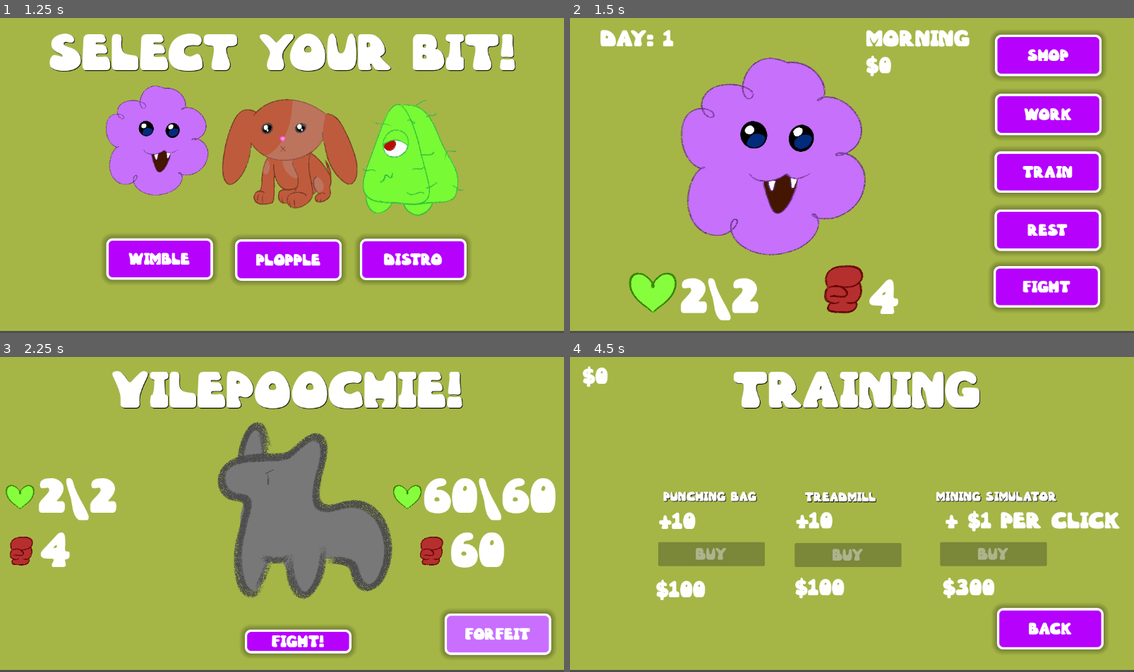
Above: before the commit, frames 1-4 (two rows, left to right).
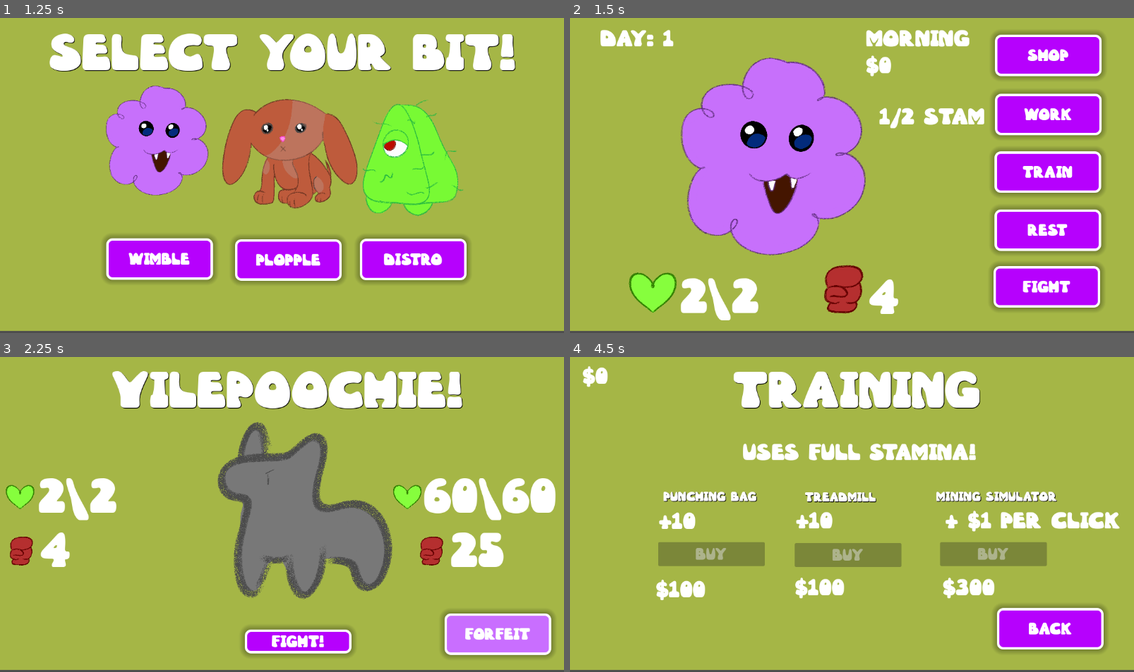
Above: after the commit, the same moments.

Repository: umilton-git/LittleBit
Game: Godot game, scene res://Scenes/ui_main.tscn
The game is run twice, just before and just after one commit, with the same random seed, the same clock (stepped at 60 frames per second) and the same inputs.
Inputs:
- Up to frame 1 (1.25 s): click "Start Game" at 0.5 s
- Up to frame 2 (1.5 s): click "Wimble" at 1.25 s
- Up to frame 3 (2.25 s): click "Fight" at 2 s
- Up to frame 4 (4.5 s): click "Forfeit" at 2.75 s; click "Rest" at 3.5 s; click "Train" at 4.25 s

Frame 1 is identical in both runs. In frame 2, 0.6% of the frame differs, in the area x 54-74%, y 28-36%; in frame 3, 0.3%; in frame 4, 1.5%, in the area x 30-72%, y 27-33%.

Commit message:
Finished game!

Diff:
--- a/Scenes/battle.gd
+++ b/Scenes/battle.gd
@@ -10,6 +10,6 @@
 	Global.currStam -= Global.enempow
 	if Global.currStam <= 0:
 		Global.lose()
-	Global.enemstamcurr -= Global.currPwr
+	Global.enemstamcurr -= Global.maxPwr
 	if Global.enemstamcurr <= 0:
 		get_tree().change_scene_to_file("res://Scenes/you_win.tscn")
--- a/Scenes/train.tscn
+++ b/Scenes/train.tscn
@@ -150,6 +150,16 @@
 text = "$"
 script = ExtResource("8_1vw06")
 
+[node name="DoshLabel2" type="Label" parent="ColorRect"]
+layout_mode = 0
+offset_left = 353.0
+offset_top = 169.0
+offset_right = 829.0
+offset_bottom = 225.0
+theme_override_fonts/font = ExtResource("1_ki1yx")
+theme_override_font_sizes/font_size = 36
+text = "uses full stamina!"
+
 [node name="PBagPrice" type="Label" parent="ColorRect"]
 layout_mode = 0
 offset_left = 176.0
--- a/Scenes/ui_home.tscn
+++ b/Scenes/ui_home.tscn
@@ -207,6 +207,16 @@
 text = "Morning"
 script = ExtResource("10_coge5")
 
+[node name="TODLabel2" type="Label" parent="ColorRect"]
+layout_mode = 0
+offset_left = 632.0
+offset_top = 176.0
+offset_right = 848.0
+offset_bottom = 232.0
+theme_override_fonts/font = ExtResource("1_mwjm1")
+theme_override_font_sizes/font_size = 36
+text = "1/2 Stam"
+
 [node name="DoshLabel" type="Label" parent="ColorRect"]
 layout_mode = 0
 offset_left = 605.0
--- a/Scripts/global.gd
+++ b/Scripts/global.gd
@@ -27,7 +27,7 @@
 var MSimInc = 1
 var enemstammax = 60
 var enemstamcurr = 60
-var enempow = 60
+var enempow = 25
 
 func update_label(label: Label):
 	label.text = str(Global.currStam) + "\\" + str(Global.maxStam)
@@ -36,7 +36,7 @@
 	timersecs = maxStam * 2
 
 func lose():
-	Global.enemstamcurr = 60
+	Global.enemstamcurr = Global.enemstammax
 	Global.currStam = 1
 	if Global.Day < 10:
 		Global.currTod = Global.TOD.Night
Binary file added: Img/SC/bits.jpg
Not shown, added: Img/SC/bits.jpg.import
Binary file added: Img/SC/fight.jpg
Not shown, added: Img/SC/fight.jpg.import
Binary file added: Img/SC/home.jpg
Not shown, added: Img/SC/home.jpg.import
Binary file added: Img/SC/title.jpg
Not shown, added: Img/SC/title.jpg.import
Not shown, added: README.md
